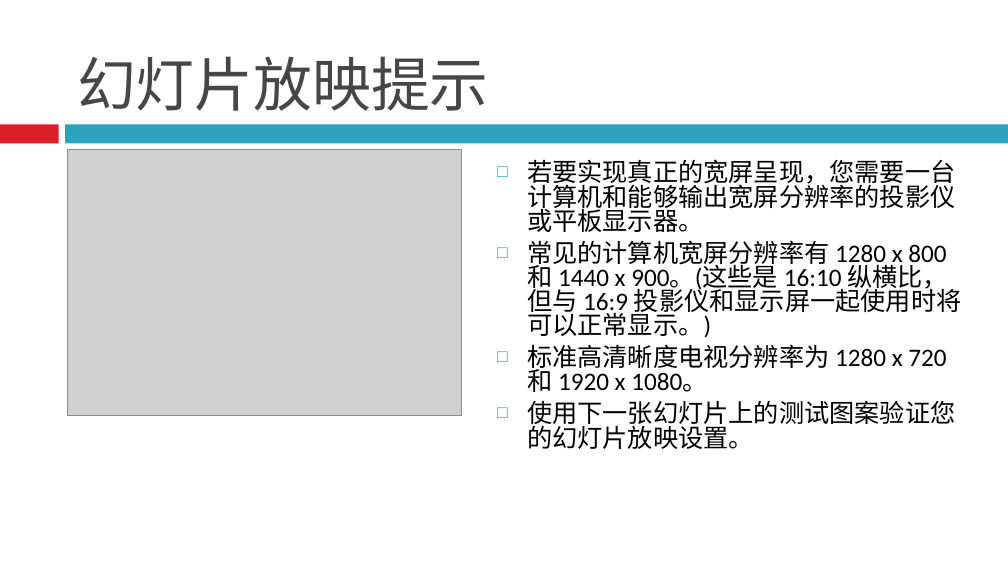
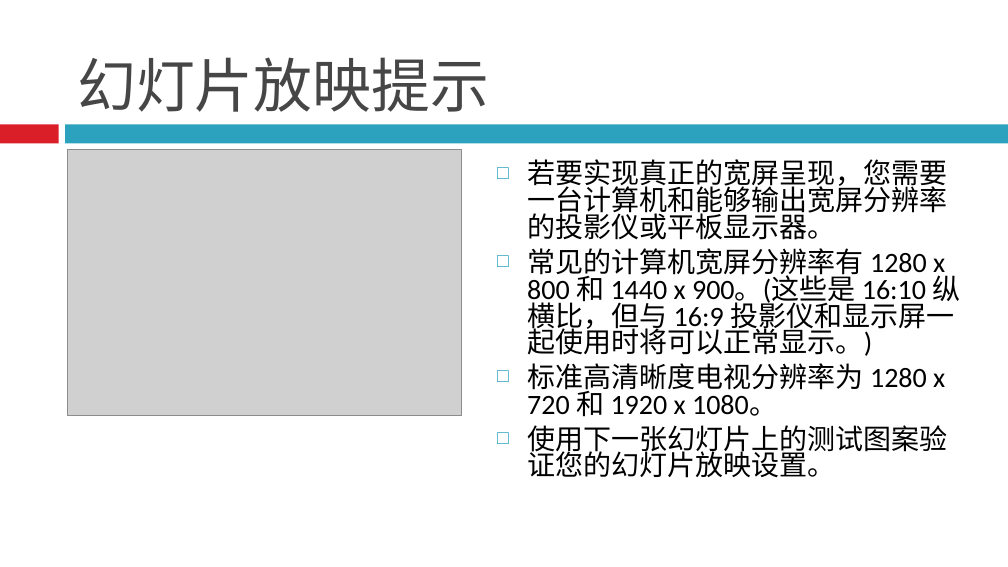
Before and after one commit to ideallx/serveree, a slide deck: slide 7 of QtClassClient/xxxx.ppt. Drawn at 1008x567 pixels with LibreOffice and Linux fonts; fonts in the diff are those of the drawing; grey boxes stand for pictures. Boxes give left, top, right and bottom in pixels: in the first picture for what was removed or moved away, otherwise in the second. Text is boxed around its words. In the diff, an @@ line names an element or a change of style, - is before the commit and + after.

```diff
--- a/QtClassClient/xxxx.ppt
+++ b/QtClassClient/xxxx.ppt
@@ text "若要实现真正的宽屏呈现，您需要一台计算机和能够输出宽屏分辨率的投影仪或平板显示器。" at bbox=[527, 159, 961, 478]: size 18 to 20 pt @@
```
Also in this commit, not shown: 3 other slides changed, 5 other files.
